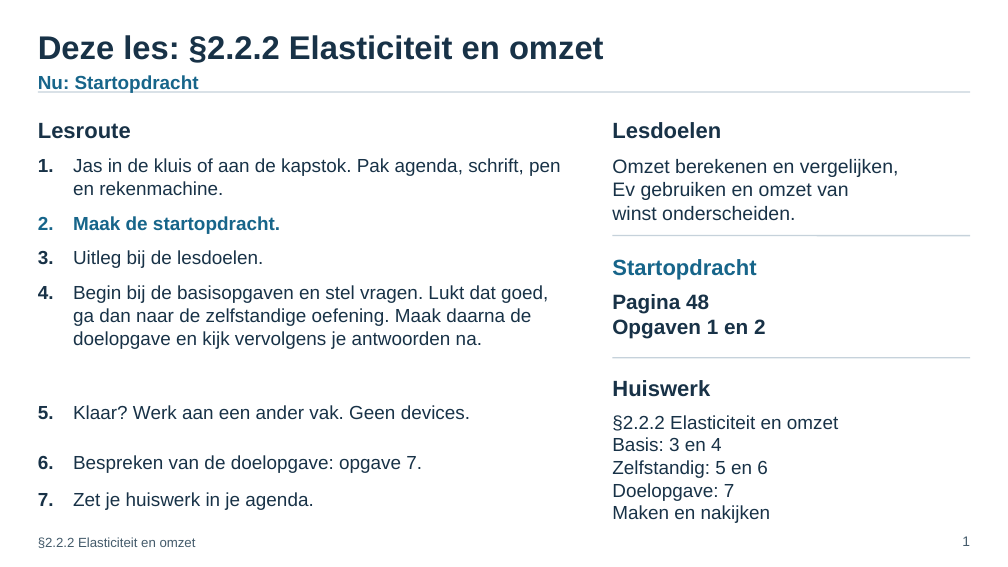
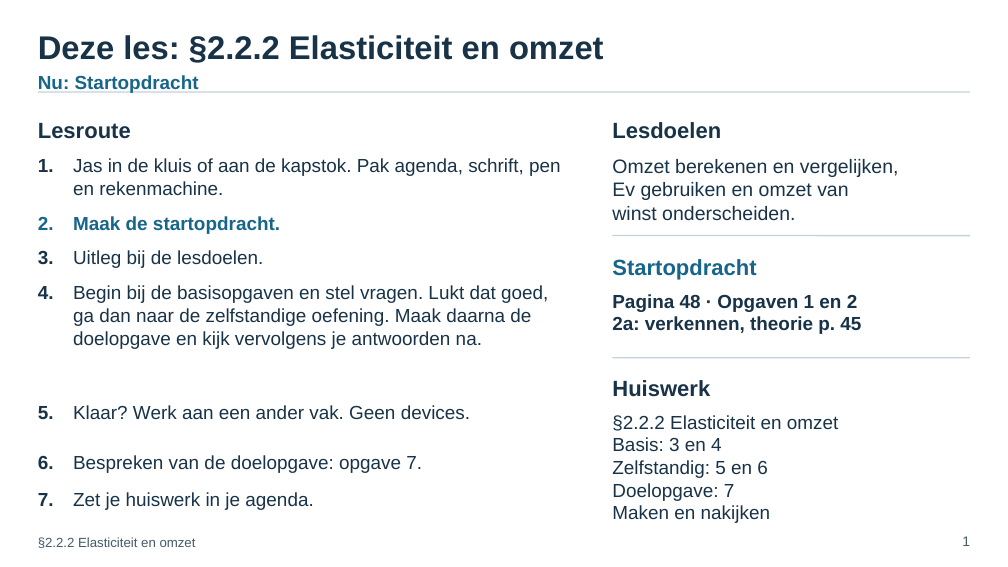
Before and after one commit to meijer1973/4veco-lessen, a slide deck: slide 1 of Boek 2 - Kosten, opbrengsten, elasticiteit en surplus/edities/chat-2026/bronnen/H2/paragrafen/2.2.2 Elasticiteit en omzet/2.2.2 Elasticiteit en omzet – presentatie.pptx. Drawn at 1008x567 pixels with LibreOffice and Linux fonts; fonts in the diff are those of the drawing. Boxes give left, top, right and bottom in pixels: in the first picture for what was removed or moved away, otherwise in the second. Text is boxed around its words. In the diff, an @@ line names an element or a change of style, - is before the commit and + after.

```diff
--- a/Boek 2 - Kosten, opbrengsten, elasticiteit en surplus/edities/chat-2026/bronnen/H2/paragrafen/2.2.2 Elasticiteit en omzet/2.2.2 Elasticiteit en omzet – presentatie.pptx
+++ b/Boek 2 - Kosten, opbrengsten, elasticiteit en surplus/edities/chat-2026/bronnen/H2/paragrafen/2.2.2 Elasticiteit en omzet/2.2.2 Elasticiteit en omzet – presentatie.pptx
@@ text at (x1=612, y1=294, x2=861, y2=334): text changed; size 24.8 to 22.5 pt @@
-Pagina 48
-Opgaven 1 en 2
+Pagina 48 · Opgaven 1 en 2
+2a: verkennen, theorie p. 45
```
Also in this commit, not shown: 2 other slides changed, 11 other files.
